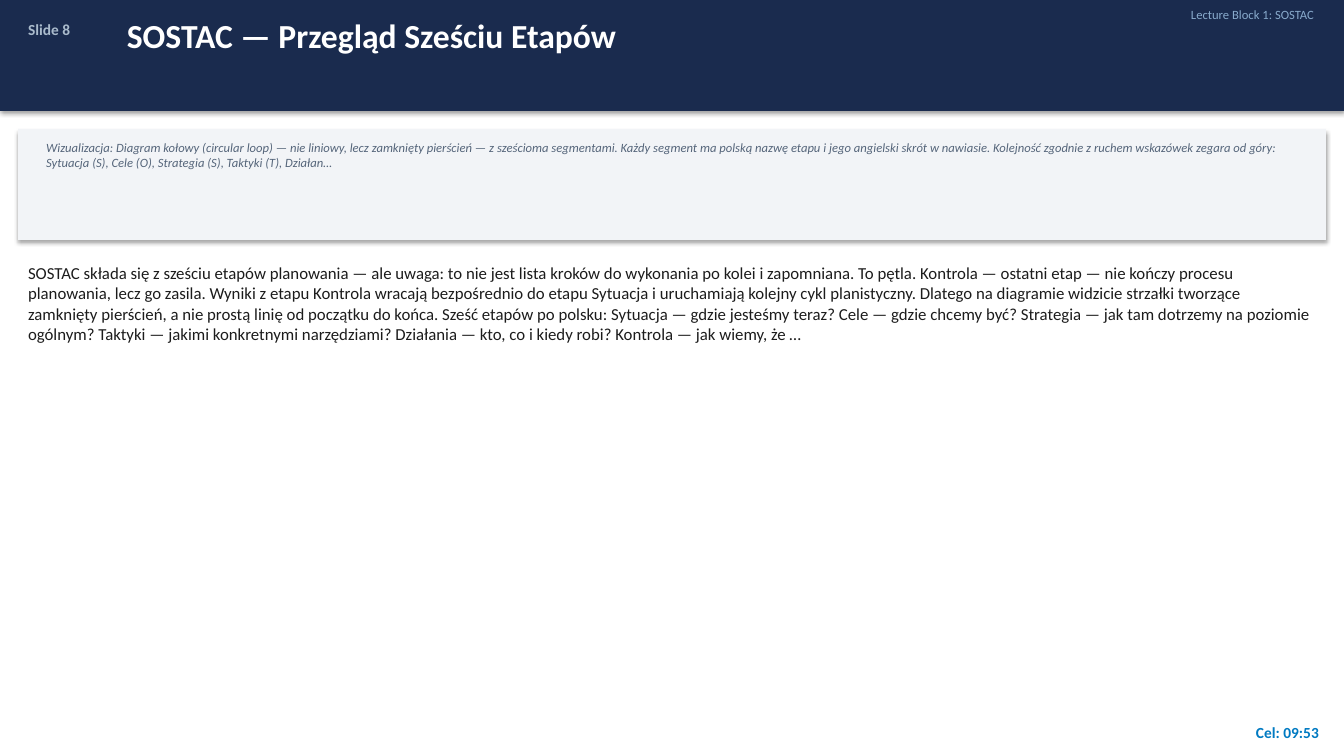
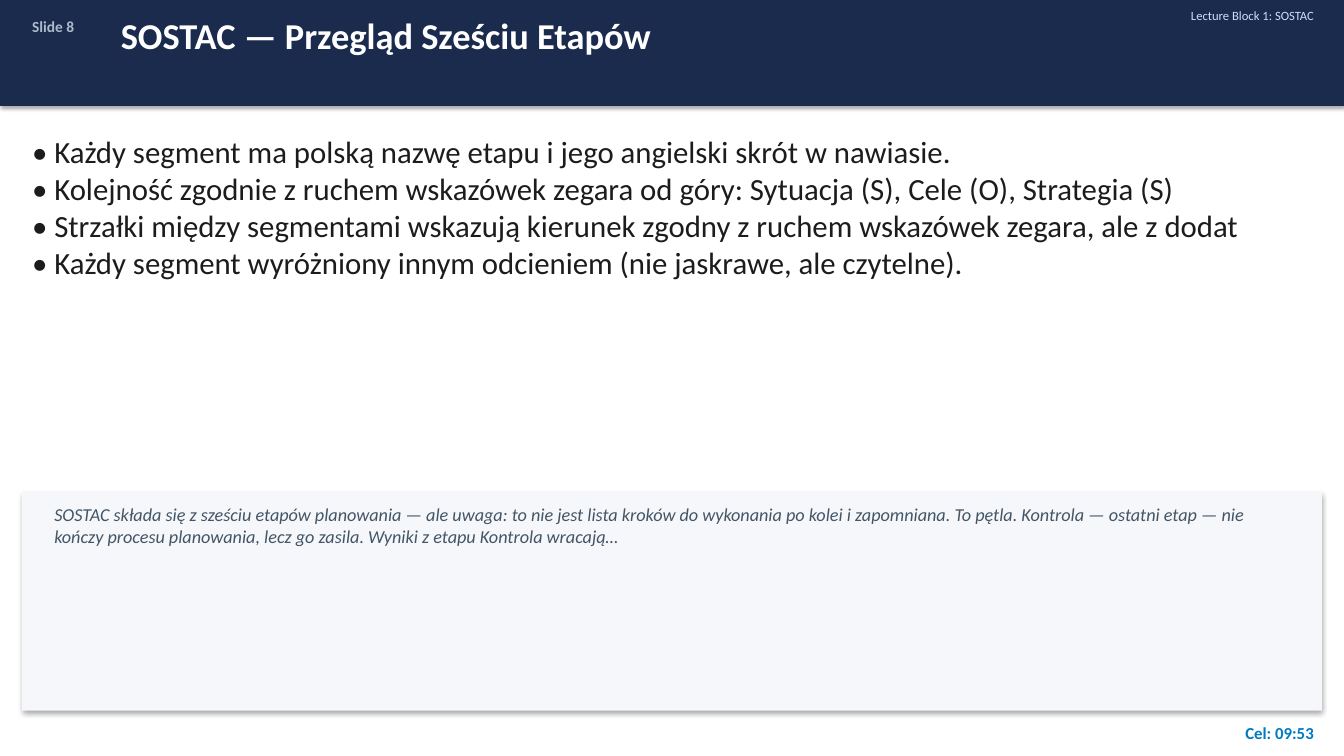
Before and after one commit to porwisz/marketing-zajecia, a slide deck: slide 8 of course-materials/Strategia_Marketingu_Cyfrowego.pptx. Drawn at 1344x756 pixels with LibreOffice and Linux fonts; fonts in the diff are those of the drawing. Boxes give left, top, right and bottom in pixels: in the first picture for what was removed or moved away, otherwise in the second. Text is boxed around its words. In the diff, an @@ line names an element or a change of style, - is before the commit and + after.

```diff
--- a/course-materials/Strategia_Marketingu_Cyfrowego.pptx
+++ b/course-materials/Strategia_Marketingu_Cyfrowego.pptx
@@ rectangle: place and size @@
-rectangle at bbox=[0, 0, 1344, 111]
+rectangle at bbox=[0, 0, 1344, 106]
@@ text "Slide 8": place and size @@
-text "Slide 8" at bbox=[28, 24, 70, 35]
+text "Slide 8" at bbox=[32, 21, 74, 32]
@@ text "SOSTAC — Przegląd Sześciu Etapów" at bbox=[121, 23, 651, 55]: size 24 to 26 pt @@
@@ text "Lecture Block 1: SOSTAC" at bbox=[1191, 11, 1314, 20]: text colour #88AACC to #CCDDFF @@
@@ rectangle removed at bbox=[18, 129, 1326, 240] @@
@@ text at bbox=[54, 141, 1238, 280]: text changed; size 9 to 22 pt; text colour #55657A to #1C1C1C; italic off @@
-Wizualizacja: Diagram kołowy (circular loop) — nie liniowy, lecz zamknięty pierścień — z sześcioma segmentami. Każdy segment ma polską nazwę etapu i jego angielski skrót w nawiasie. Kolejność zgodnie z ruchem wskazówek zegara od góry: Sytuacja (S), Cele (O), Strategia (S), Taktyki (T), Działan…
+• Każdy segment ma polską nazwę etapu i jego angielski skrót w nawiasie.
+• Kolejność zgodnie z ruchem wskazówek zegara od góry: Sytuacja (S), Cele (O), Strategia (S)
+• Strzałki między segmentami wskazują kierunek zgodny z ruchem wskazówek zegara, ale z dodat
+• Każdy segment wyróżniony innym odcieniem (nie jaskrawe, ale czytelne).
@@ rectangle added at bbox=[22, 492, 1322, 711], fill #F5F7FA @@
@@ text at bbox=[54, 508, 1244, 546]: text changed; size 12 to 13 pt; text colour #1C1C1C to #445566; italic on @@
-SOSTAC składa się z sześciu etapów planowania — ale uwaga: to nie jest lista kroków do wykonania po kolei i zapomniana. To pętla. Kontrola — ostatni etap — nie kończy procesu planowania, lecz go zasila. Wyniki z etapu Kontrola wracają bezpośrednio do etapu Sytuacja i uruchamiają kolejny cykl planistyczny. Dlatego na diagramie widzicie strzałki tworzące zamknięty pierścień, a nie prostą linię od początku do końca. Sześć etapów po polsku: Sytuacja — gdzie jesteśmy teraz? Cele — gdzie chcemy być? Strategia — jak tam dotrzemy na poziomie ogólnym? Taktyki — jakimi konkretnymi narzędziami? Działania — kto, co i kiedy robi? Kontrola — jak wiemy, że …
+SOSTAC składa się z sześciu etapów planowania — ale uwaga: to nie jest lista kroków do wykonania po kolei i zapomniana. To pętla. Kontrola — ostatni etap — nie kończy procesu planowania, lecz go zasila. Wyniki z etapu Kontrola wracają…
@@ text "Cel: 09:53": place and size @@
-text "Cel: 09:53" at bbox=[1256, 727, 1318, 738]
+text "Cel: 09:53" at bbox=[1245, 727, 1314, 739]
@@ text "Cel: 09:53" at bbox=[1245, 727, 1314, 739]: size 11 to 12 pt @@
```
Also in this commit, not shown: 81 other slides changed, 3 slides added, 3 slides removed, 1 other file.
